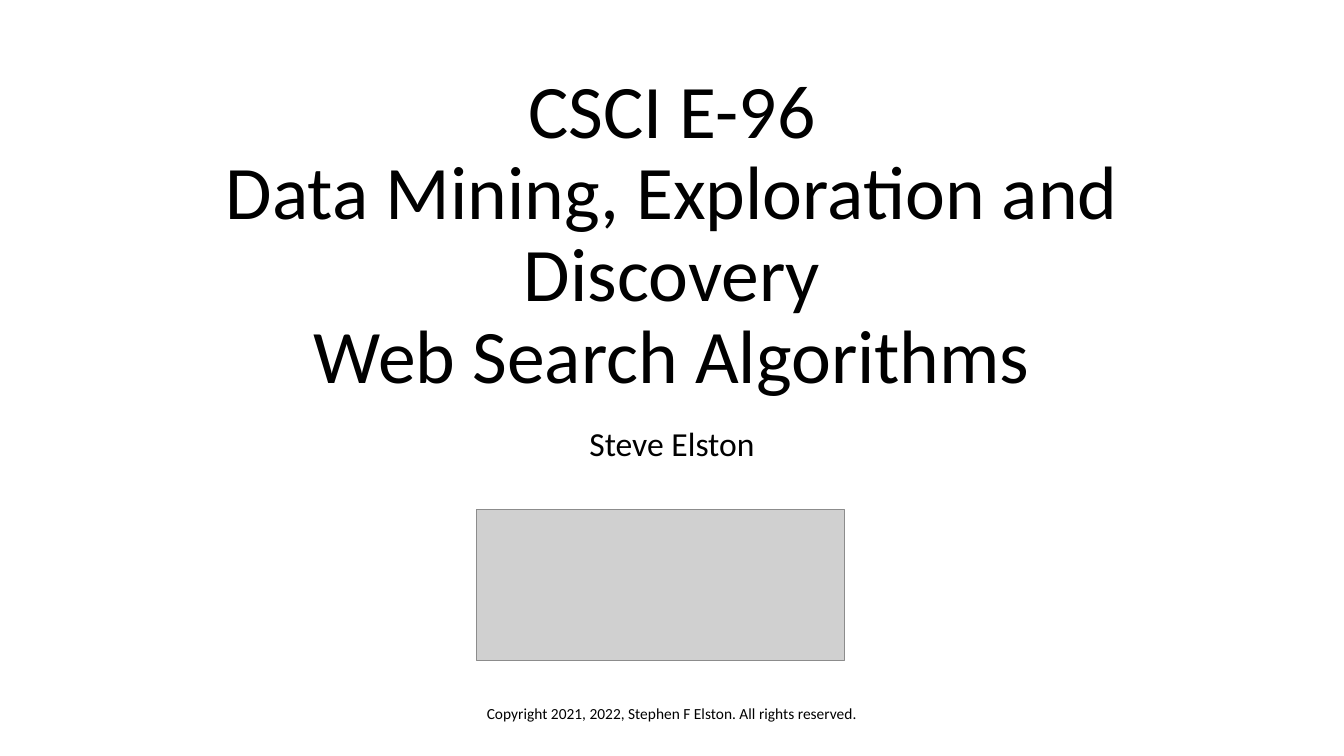
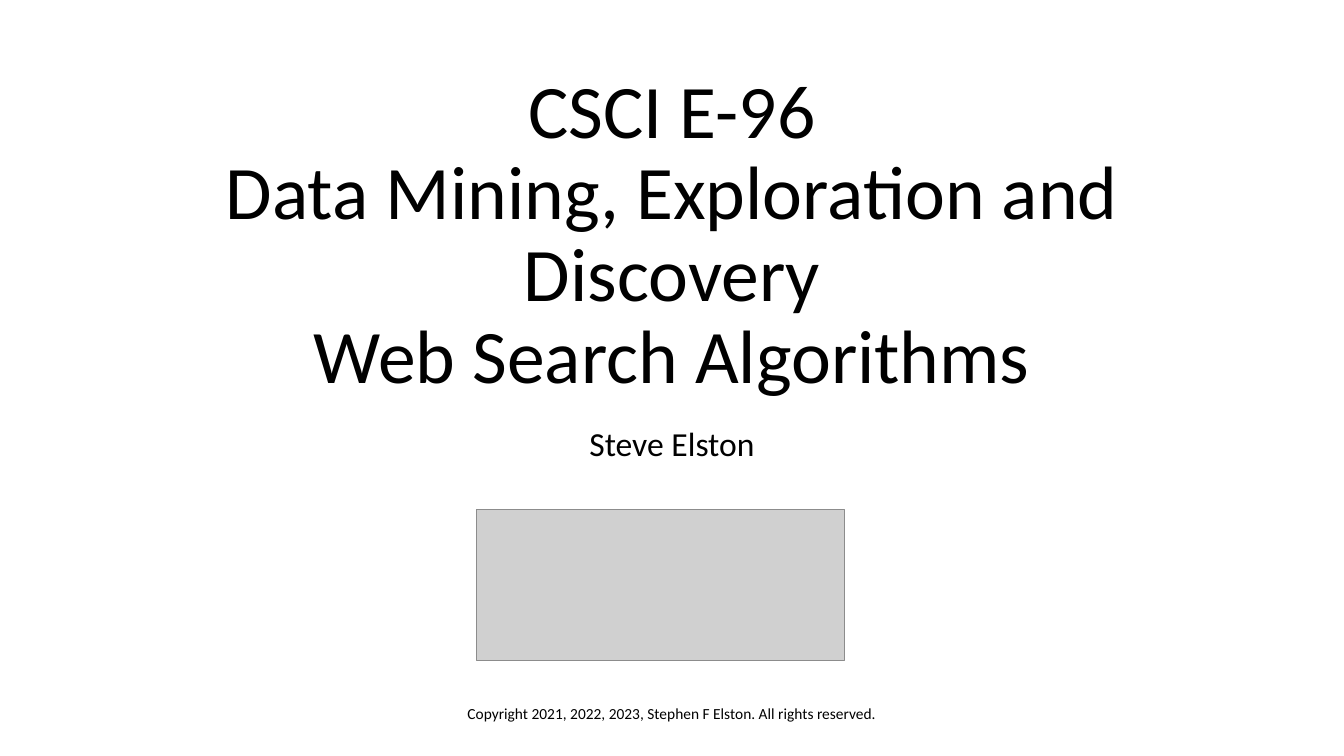
Before and after one commit to StephenElston/CSCI-E-108, a slide deck: slide 1 of slides/5_WebSearching.pptx. Drawn at 1344x756 pixels with LibreOffice and Linux fonts; fonts in the diff are those of the drawing; grey boxes stand for pictures. Boxes give left, top, right and bottom in pixels: in the first picture for what was removed or moved away, otherwise in the second. Text is boxed around its words. In the diff, an @@ line names an element or a change of style, - is before the commit and + after.

```diff
--- a/slides/5_WebSearching.pptx
+++ b/slides/5_WebSearching.pptx
@@ text at [467, 708, 876, 722]: text changed @@
-Copyright 2021, 2022, Stephen F Elston. All rights reserved.
+Copyright 2021, 2022, 2023, Stephen F Elston. All rights reserved.
```
Also in this commit, not shown: 3 other slides changed, 1 slide added.
